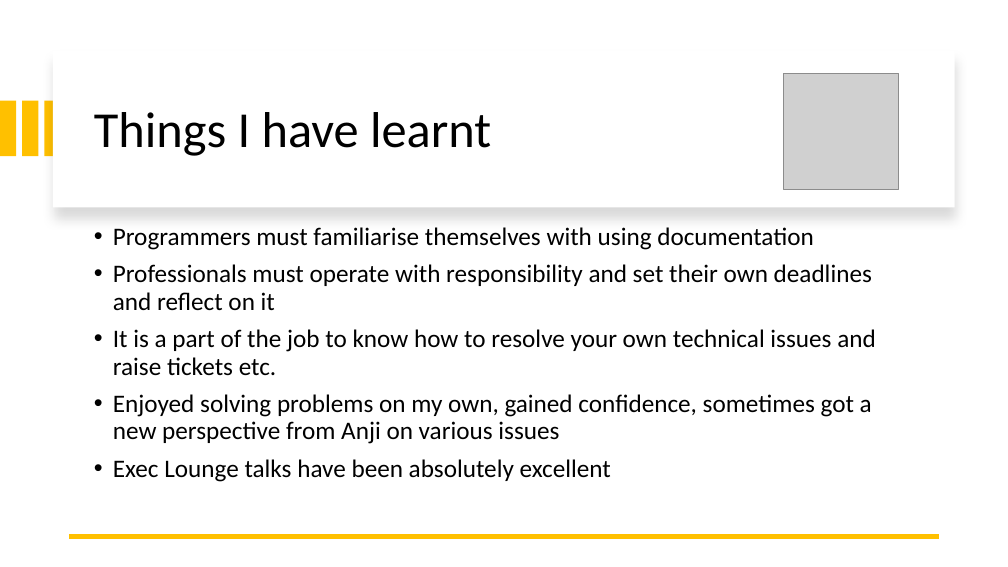
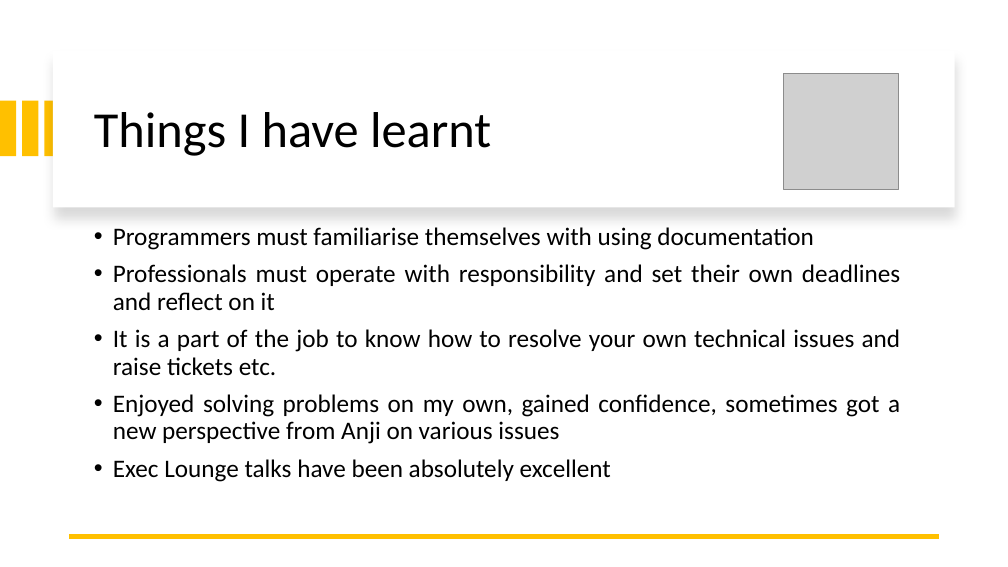
Before and after one commit to GavinAren/SnowflakeEmployeeDataEndpointProjectBackup, a slide deck: slide 14 of Final InStep Presentation.pptx (slide 13 before the commit). Drawn at 1008x567 pixels with LibreOffice and Linux fonts; fonts in the diff are those of the drawing; grey boxes stand for pictures. Boxes give left, top, right and bottom in pixels: in the first picture for what was removed or moved away, otherwise in the second. Text is boxed around its words. In the diff, an @@ line names an element or a change of style, - is before the commit and + after.

```diff
--- a/Final InStep Presentation.pptx
+++ b/Final InStep Presentation.pptx
@@ text "Programmers must familiarise themselves with ..." at (113,227,901,482): alignment left to justified @@
```
Also in this commit, not shown: 5 other slides changed, 2 slides added, 1 slide removed, 1 other file.
